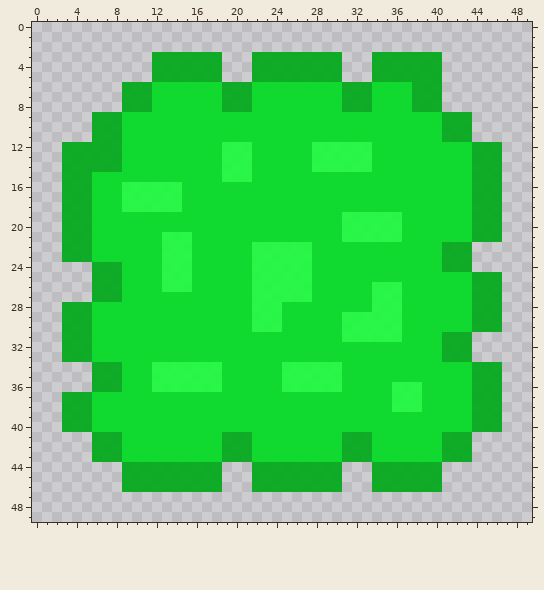
One commit to this pixel-art sprite: assets/slime.png. The picture above is the old version.
The file is 50x50 pixels.
After the commit:
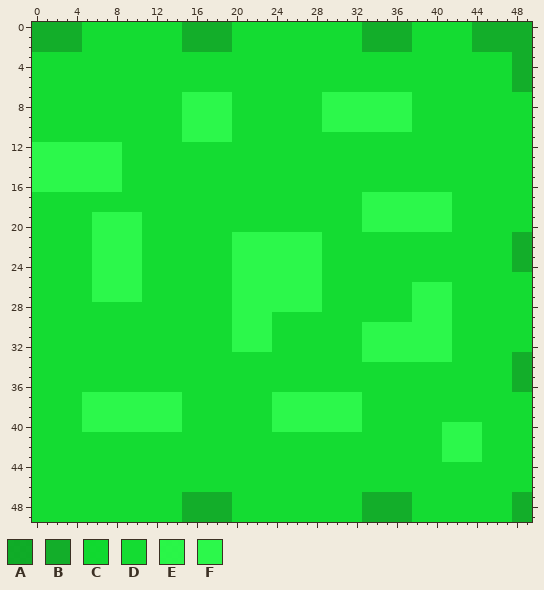
Palette (. is transparent): A #06aa1ff2  B #13ae2a  C #07da27f2  D #14dc32  E #21f841f2  F #2cf84b
Commit message: /2.7 en los sprites END de SLIME hay que borra el BLOQUE
Edits made:
Changed rows in their new state; - is an unchanged pixel.
first column x 0:
 0 BBBBBDDDDDDDDDDBBBBBDDDDDDDDDDDDDBBBBBDDDDDDBBBBBB
 1 BBBBBDDDDDDDDDDBBBBBDDDDDDDDDDDDDBBBBBDDDDDDBBBBBB
 2 BBBBBDDDDDDDDDDBBBBBDDDDDDDDDDDDDBBBBBDDDDDDBBBBBB
 3 DDDDDDDDDDDDDDDDDDDDDDDDDDDDDDDDDDDDDDDDDDDDDDDDBB
 4 DDDDDDDDDDDDDDDDDDDDDDDDDDDDDDDDDDDDDDDDDDDDDDDDBB
 5 DDDDDDDDDDDDDDDDDDDDDDDDDDDDDDDDDDDDDDDDDDDDDDDDBB
 6 DDDDDDDDDDDDDDDDDDDDDDDDDDDDDDDDDDDDDDDDDDDDDDDDBB
 7 DDDDDDDDDDDDDDDFFFFFDDDDDDDDDFFFFFFFFFDDDDDDDDDDDD
 8 DDDDDDDDDDDDDDDFFFFFDDDDDDDDDFFFFFFFFFDDDDDDDDDDDD
 9 DDDDDDDDDDDDDDDFFFFFDDDDDDDDDFFFFFFFFFDDDDDDDDDDDD
10 DDDDDDDDDDDDDDDFFFFFDDDDDDDDDFFFFFFFFFDDDDDDDDDDDD
11 DDDDDDDDDDDDDDDFFFFFDDDDDDDDDDDDDDDDDDDDDDDDDDDDDD
12 FFFFFFFFFDDDDDDDDDDDDDDDDDDDDDDDDDDDDDDDDDDDDDDDDD
13 FFFFFFFFFDDDDDDDDDDDDDDDDDDDDDDDDDDDDDDDDDDDDDDDDD
14 FFFFFFFFFDDDDDDDDDDDDDDDDDDDDDDDDDDDDDDDDDDDDDDDDD
15 FFFFFFFFFDDDDDDDDDDDDDDDDDDDDDDDDDDDDDDDDDDDDDDDDD
16 FFFFFFFFFDDDDDDDDDDDDDDDDDDDDDDDDDDDDDDDDDDDDDDDDD
17 DDDDDDDDDDDDDDDDDDDDDDDDDDDDDDDDDFFFFFFFFFDDDDDDDD
18 DDDDDDDDDDDDDDDDDDDDDDDDDDDDDDDDDFFFFFFFFFDDDDDDDD
19 DDDDDDFFFFFDDDDDDDDDDDDDDDDDDDDDDFFFFFFFFFDDDDDDDD
20 DDDDDDFFFFFDDDDDDDDDDDDDDDDDDDDDDFFFFFFFFFDDDDDDDD
21 DDDDDDFFFFFDDDDDDDDDFFFFFFFFFDDDDDDDDDDDDDDDDDDDBB
22 DDDDDDFFFFFDDDDDDDDDFFFFFFFFFDDDDDDDDDDDDDDDDDDDBB
23 DDDDDDFFFFFDDDDDDDDDFFFFFFFFFDDDDDDDDDDDDDDDDDDDBB
24 DDDDDDFFFFFDDDDDDDDDFFFFFFFFFDDDDDDDDDDDDDDDDDDDBB
25 DDDDDDFFFFFDDDDDDDDDFFFFFFFFFDDDDDDDDDDDDDDDDDDDDD
26 DDDDDDFFFFFDDDDDDDDDFFFFFFFFFDDDDDDDDDFFFFDDDDDDDD
27 DDDDDDFFFFFDDDDDDDDDFFFFFFFFFDDDDDDDDDFFFFDDDDDDDD
28 DDDDDDDDDDDDDDDDDDDDFFFFFFFFFDDDDDDDDDFFFFDDDDDDDD
29 DDDDDDDDDDDDDDDDDDDDFFFFDDDDDDDDDDDDDDFFFFDDDDDDDD
30 DDDDDDDDDDDDDDDDDDDDFFFFDDDDDDDDDFFFFFFFFFDDDDDDDD
31 DDDDDDDDDDDDDDDDDDDDFFFFDDDDDDDDDFFFFFFFFFDDDDDDDD
32 DDDDDDDDDDDDDDDDDDDDFFFFDDDDDDDDDFFFFFFFFFDDDDDDDD
33 DDDDDDDDDDDDDDDDDDDDDDDDDDDDDDDDDFFFFFFFFFDDDDDDBB
34 DDDDDDDDDDDDDDDDDDDDDDDDDDDDDDDDDDDDDDDDDDDDDDDDBB
35 DDDDDDDDDDDDDDDDDDDDDDDDDDDDDDDDDDDDDDDDDDDDDDDDBB
36 DDDDDDDDDDDDDDDDDDDDDDDDDDDDDDDDDDDDDDDDDDDDDDDDBB
37 DDDDDFFFFFFFFFFDDDDDDDDDFFFFFFFFFDDDDDDDDDDDDDDDDD
38 DDDDDFFFFFFFFFFDDDDDDDDDFFFFFFFFFDDDDDDDDDDDDDDDDD
39 DDDDDFFFFFFFFFFDDDDDDDDDFFFFFFFFFDDDDDDDDDDDDDDDDD
40 DDDDDFFFFFFFFFFDDDDDDDDDFFFFFFFFFDDDDDDDDFFFFDDDDD
41 DDDDDDDDDDDDDDDDDDDDDDDDDDDDDDDDDDDDDDDDDFFFFDDDDD
42 DDDDDDDDDDDDDDDDDDDDDDDDDDDDDDDDDDDDDDDDDFFFFDDDDD
43 DDDDDDDDDDDDDDDDDDDDDDDDDDDDDDDDDDDDDDDDDFFFFDDDDD
44 DDDDDDDDDDDDDDDDDDDDDDDDDDDDDDDDDDDDDDDDDDDDDDDDDD
45 DDDDDDDDDDDDDDDDDDDDDDDDDDDDDDDDDDDDDDDDDDDDDDDDDD
46 DDDDDDDDDDDDDDDDDDDDDDDDDDDDDDDDDDDDDDDDDDDDDDDDDD
47 DDDDDDDDDDDDDDDBBBBBDDDDDDDDDDDDDBBBBBDDDDDDDDDDBB
48 DDDDDDDDDDDDDDDBBBBBDDDDDDDDDDDDDBBBBBDDDDDDDDDDBB
49 DDDDDDDDDDDDDDDBBBBBDDDDDDDDDDDDDBBBBBDDDDDDDDDDBB
